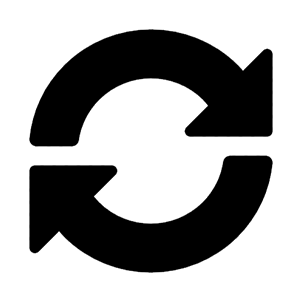
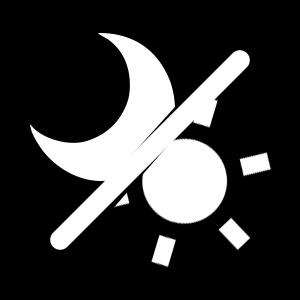
Two versions of the same layered image (300px x 300px). Layer-by-layer changes:
added group "ALL" with 73 layers above "Layer 0" over [0, 0, 300, 300]
added group "DAY/NIGHT copy" with 5 layers in group "ALL" over [30, 33, 272, 268]
added layer "Rounded Rectangle 2" in group "DAY/NIGHT copy" over [50, 50, 250, 250]
added group "Group 4" with 2 layers in group "DAY/NIGHT copy" over [30, 33, 272, 268]
added layer "Shape 1" (1st of 2, in "ALL" › "DAY/NIGHT copy" › "Group 4") in group "Group 4" over [30, 33, 175, 181]
added layer "WEATHER (SUN) copy" (1st of 2, in "ALL" › "DAY/NIGHT copy" › "Group 4") in group "Group 4" over [100, 95, 272, 268]
hid group "SWITCH" (1 layers), moved it into group "ALL" over [29, 29, 273, 273]
showed "Layer 0" over [0, 0, 300, 300]
